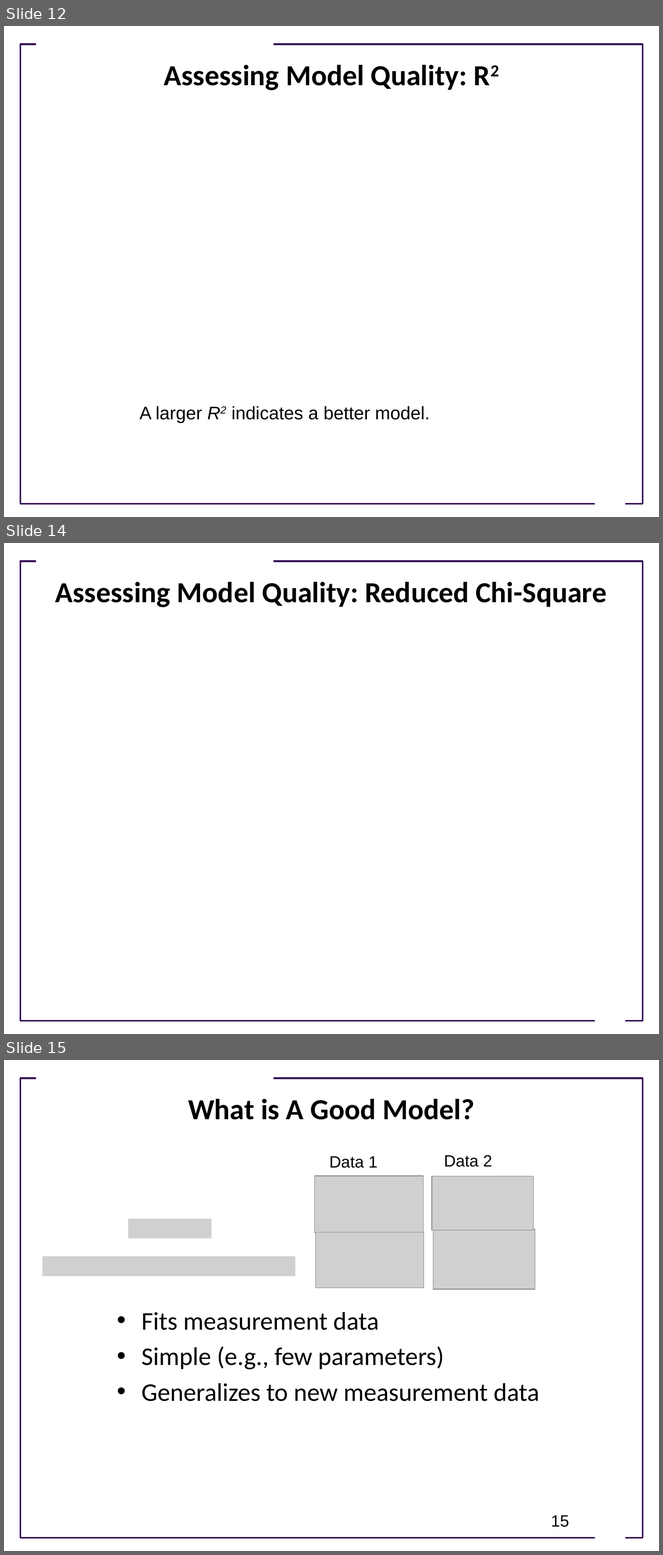
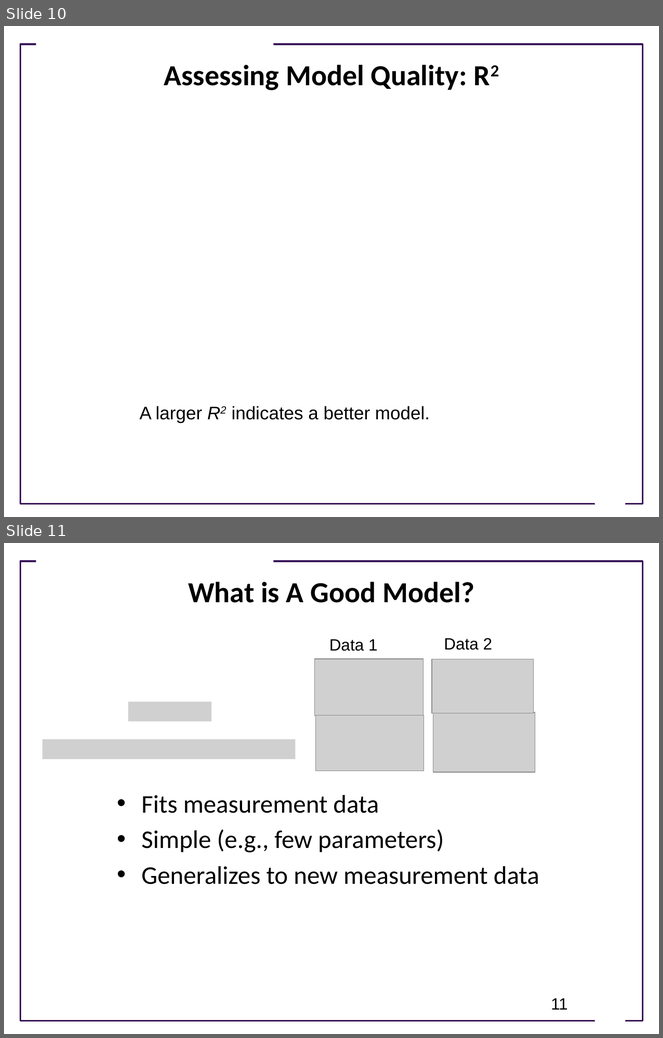
Before and after one commit to joseph-hellerstein/advanced-controls-lectures, a slide deck: lectures/lecture_11_12-system-identification/system_identification.pptx. Shown one above the other, each under a label of ours: slides 12, 14 and 15 before the commit, slides 10 and 11 after it; the slides between them are not shown. The pictures are 663x1555 and 663x1038 pixels, drawn with LibreOffice and Linux fonts; fonts in the diff are those of the drawing; grey boxes stand for pictures; background and template pictures are left out. Boxes give left, top, right and bottom in pixels: in the first picture for what was removed or moved away, otherwise in the second. Text is boxed around its words. In the diff, an @@ line names an element or a change of style, - is before the commit and + after.

```diff
--- a/lectures/lecture_11_12-system-identification/system_identification.pptx
+++ b/lectures/lecture_11_12-system-identification/system_identification.pptx
@@ slide 14 removed at (4,543,659,1034), background #FFFFFF; not listed: 3 template elements that a slide beside it also shows @@
@@ title removed at (55,581,607,607) @@
-Assessing Model Quality: Reduced Chi-Square
@@ what was slide 12 is now slide 10 @@
@@ what was slide 15 is now slide 11 @@
@@ page number at (551,999,568,1010): text changed @@
-15
+11
```
Also in this commit, not shown: 1 slide changed, 3 other slides removed, 8 other files.
